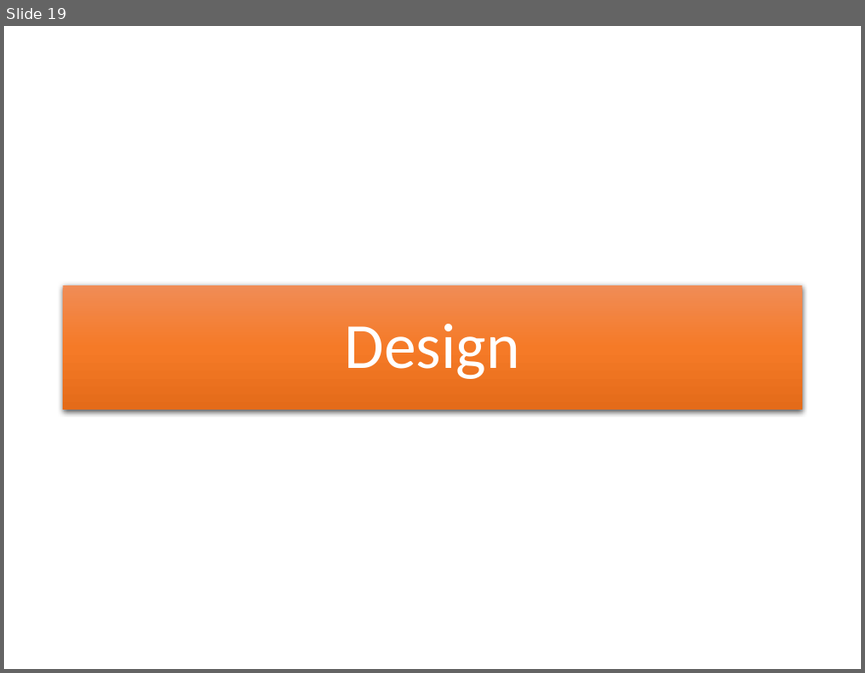
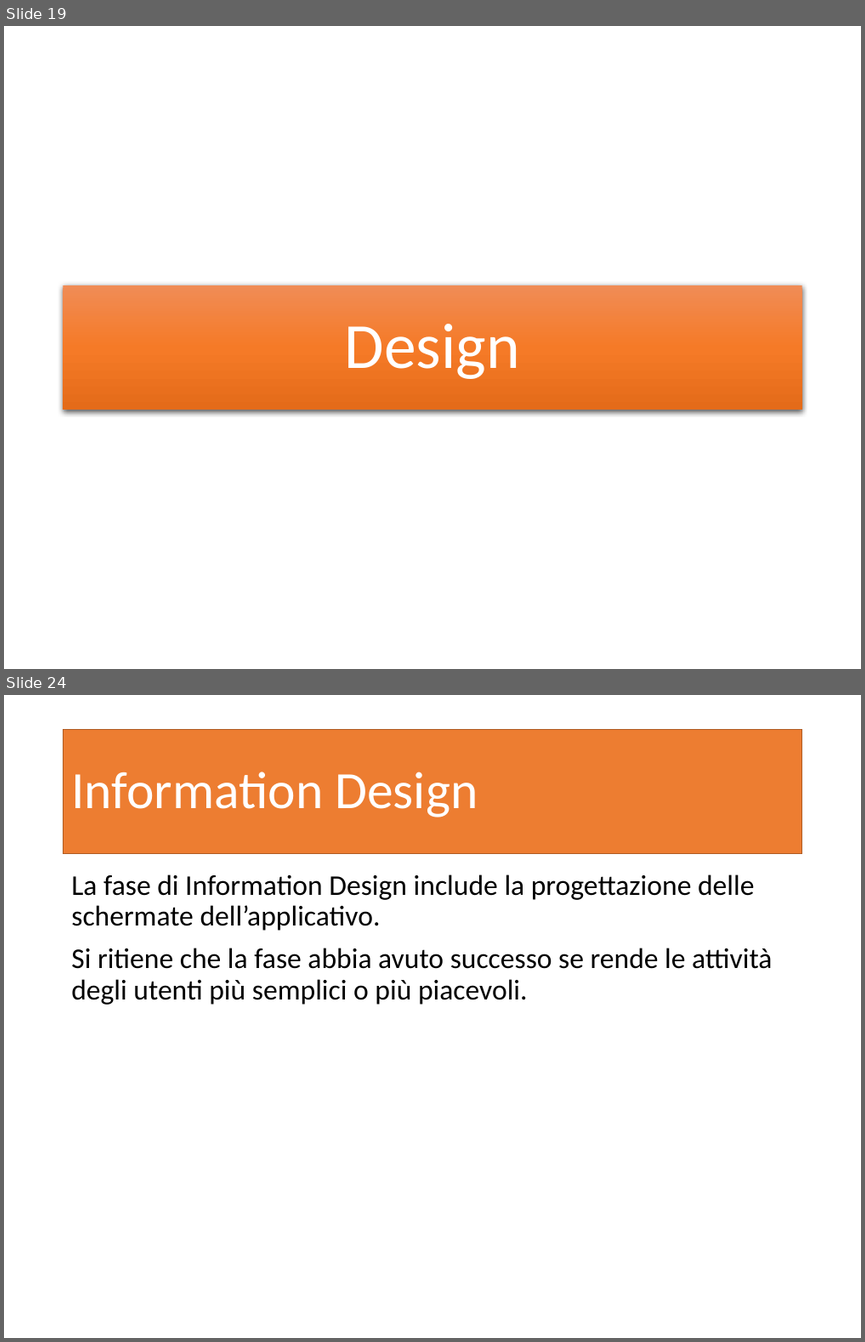
Before and after one commit to garjilius/ShareMyHouse, a slide deck: Documentazione/PresentazioneShareMyHouse.pptx. Shown one above the other, each under a label of ours: slide 19 before the commit, slides 19 and 24 after it; the slides between them are not shown. The pictures are 865x673 and 865x1342 pixels, drawn with LibreOffice and Linux fonts; fonts in the diff are those of the drawing. Boxes give left, top, right and bottom in pixels: in the first picture for what was removed or moved away, otherwise in the second. Text is boxed around its words. In the diff, an @@ line names an element or a change of style, - is before the commit and + after.

Commit message:
Aggiunta fase di design alla presentazione

```diff
--- a/Documentazione/PresentazioneShareMyHouse.pptx
+++ b/Documentazione/PresentazioneShareMyHouse.pptx
@@ slide 24 added at [4,695,861,1338], background #FFFFFF @@
@@ title added at [64,729,801,853], fill #ED7D31, outline #AF5C24 1 pt, 44 pt, text #FFFFFF @@
+Information Design
@@ text added at [71,874,772,1004], 24 pt, text #000000 @@
+La fase di Information Design include la progettazione delle schermate dell’applicativo.
+Si ritiene che la fase abbia avuto successo se rende le attività degli utenti più semplici o più piacevoli.
```
Also in this commit, not shown: 1 slide changed, 12 other slides added, 2 other files.
